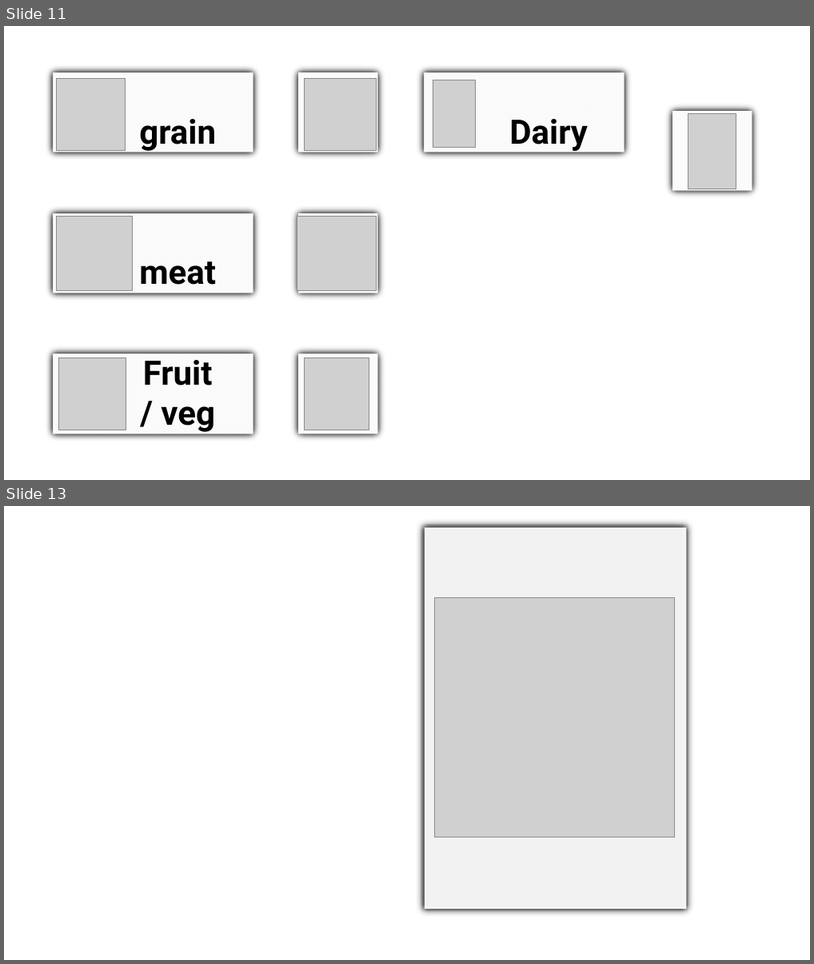
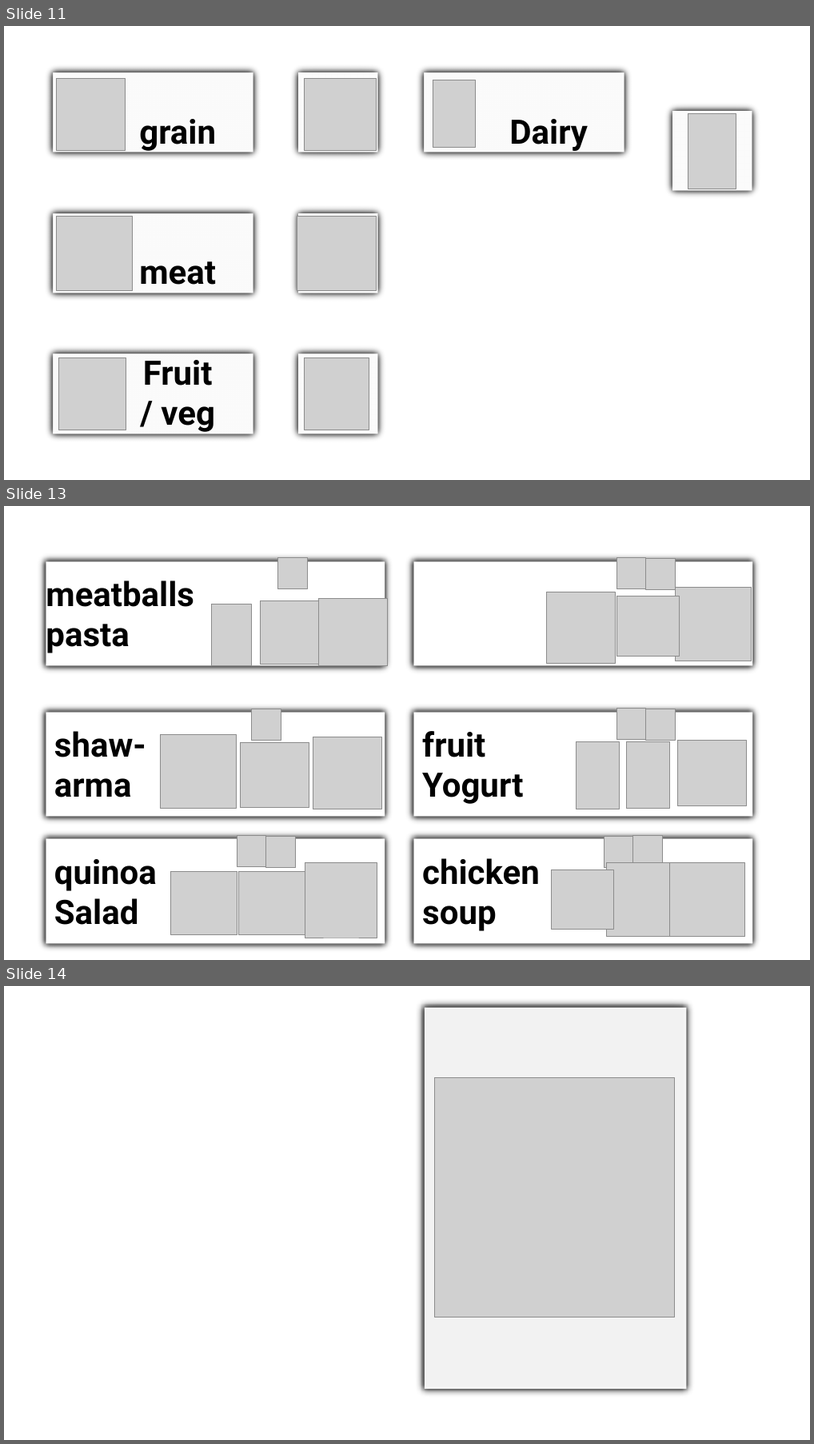
Before and after one commit to EdenBD/TheBidderChef, a slide deck: Assets/Sprites/reciepts_format.pptx. Shown one above the other, each under a label of ours: slides 11 and 13 before the commit, slides 11, 13 and 14 after it; the slides between them are not shown. The pictures are 814x964 and 814x1444 pixels, drawn with LibreOffice and Linux fonts; fonts in the diff are those of the drawing; grey boxes stand for pictures. Boxes give left, top, right and bottom in pixels: in the first picture for what was removed or moved away, otherwise in the second. Text is boxed around its words. In the diff, an @@ line names an element or a change of style, - is before the commit and + after.

```diff
--- a/Assets/Sprites/reciepts_format.pptx
+++ b/Assets/Sprites/reciepts_format.pptx
@@ slide 13 added at (4, 506, 810, 960), background #FFFFFF @@
@@ picture added at (547, 592, 616, 664) @@
@@ group added at (408, 555, 758, 671): 4 pictures, 1 rectangle @@
@@ group added at (40, 555, 390, 671): 4 pictures, 1 rectangle @@
+meatballs
+pasta
@@ group added at (40, 706, 390, 821): 4 pictures, 1 rectangle @@
+shaw-
+arma
@@ group added at (408, 706, 758, 821): 5 pictures, 1 rectangle @@
+fruit
+Yogurt
@@ group added at (40, 832, 390, 948): 5 pictures, 1 rectangle @@
+quinoa
+Salad
@@ group added at (408, 832, 758, 948): 5 pictures, 1 rectangle @@
+chicken
+soup
@@ what was slide 13 is now slide 14 @@
```
Also in this commit, not shown: 1 other slide added, 1 slide removed, 14 other files.
